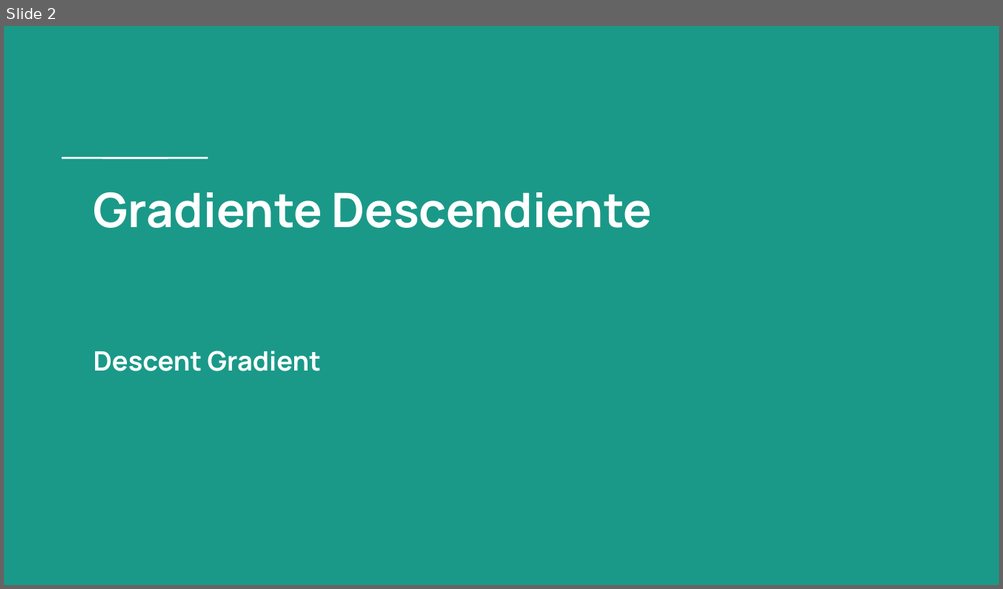
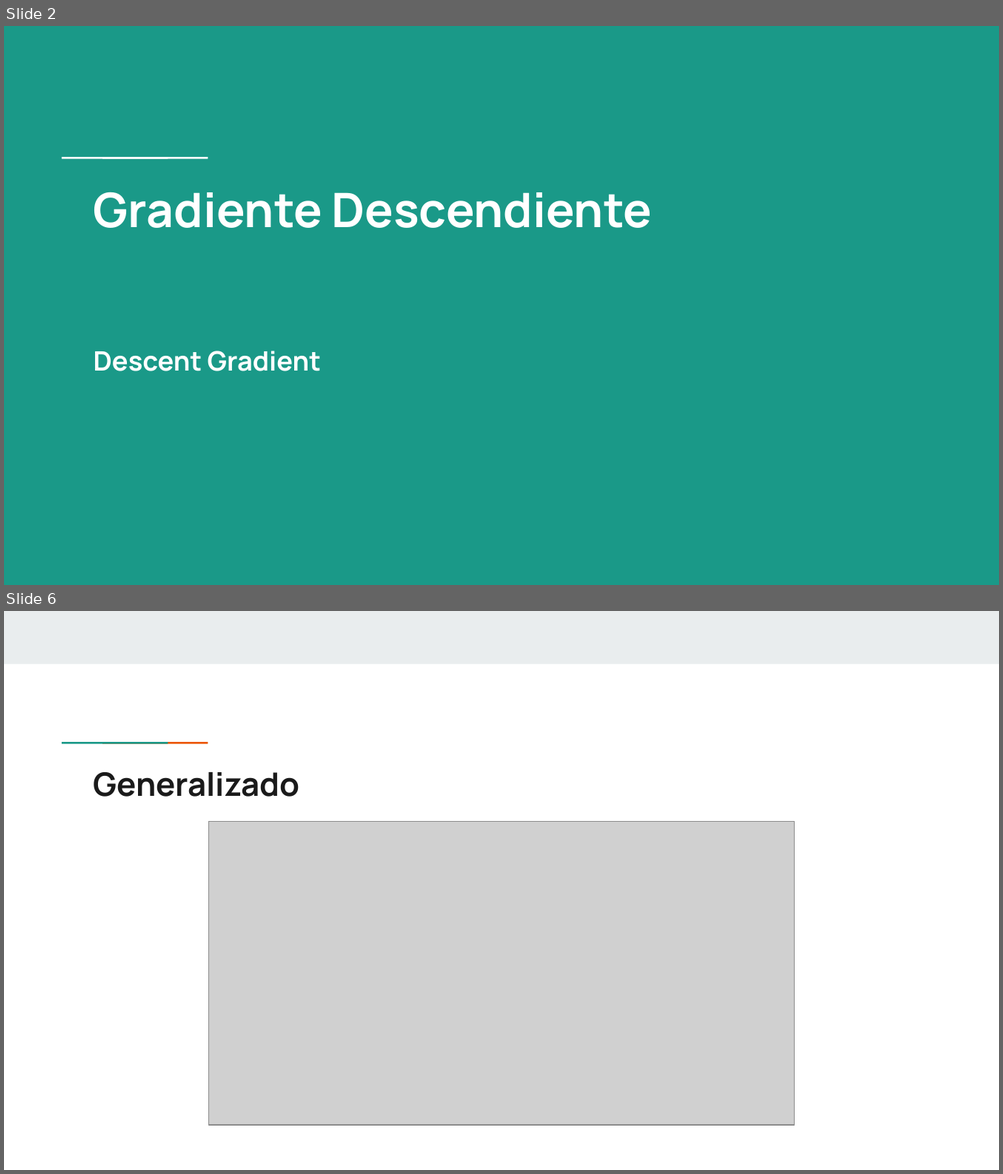
Before and after one commit to MaxiFrank7/Facultad, a slide deck: TUIA_Segundo/2Cuatrimestre/4C_MachineLearning/Unidad 2_ Regresión Lineal/Clase 4 - Gradiente Descendiente.pptx. Shown one above the other, each under a label of ours: slide 2 before the commit, slides 2 and 6 after it; the slides between them are not shown. The pictures are 1003x589 and 1003x1174 pixels, drawn with LibreOffice and Linux fonts; fonts in the diff are those of the drawing; grey boxes stand for pictures. Boxes give left, top, right and bottom in pixels: in the first picture for what was removed or moved away, otherwise in the second. Text is boxed around its words. In the diff, an @@ line names an element or a change of style, - is before the commit and + after.

```diff
--- a/TUIA_Segundo/2Cuatrimestre/4C_MachineLearning/Unidad 2_ Regresión Lineal/Clase 4 - Gradiente Descendiente.pptx
+++ b/TUIA_Segundo/2Cuatrimestre/4C_MachineLearning/Unidad 2_ Regresión Lineal/Clase 4 - Gradiente Descendiente.pptx
@@ slide 6 added at [4, 611, 999, 1170], background #FFFFFF @@
@@ rectangle added at [4, 611, 999, 664], fill #E9EDEE @@
@@ rectangle added at [94, 741, 135, 745], fill #1A9988 @@
@@ rectangle added at [134, 741, 175, 745], fill #EB5600 @@
@@ title added at [94, 772, 300, 797], 23.4 pt, text #1A1A1A, bold @@
+Generalizado
@@ picture added at [209, 822, 794, 1125] @@
```
Also in this commit, not shown: 4 slides changed, 7 other slides added, 2 slides removed, 53 other files.
